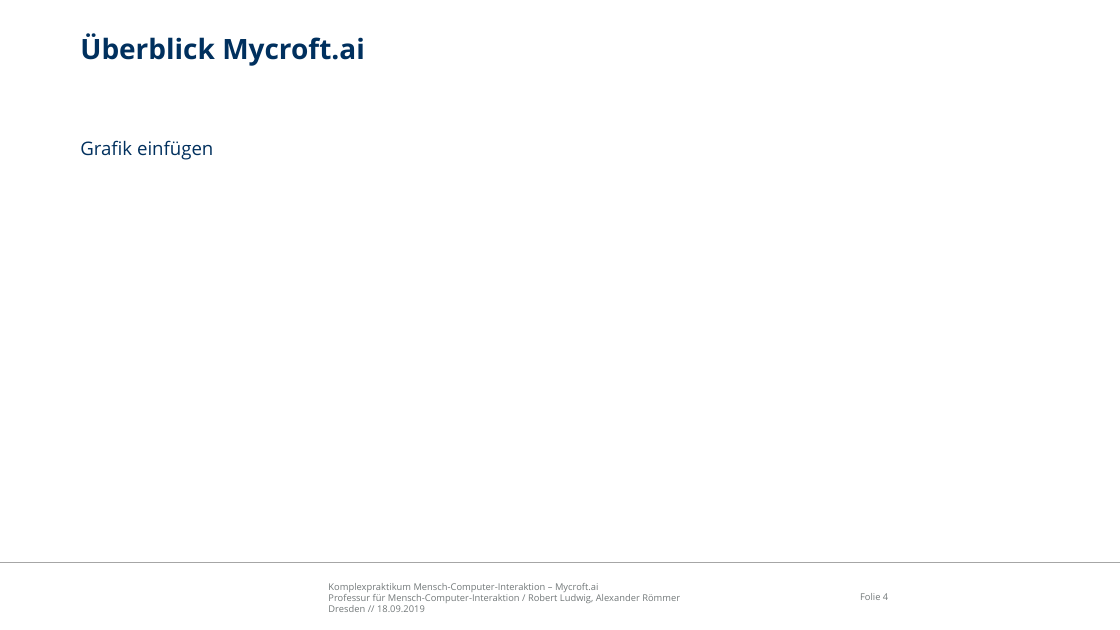
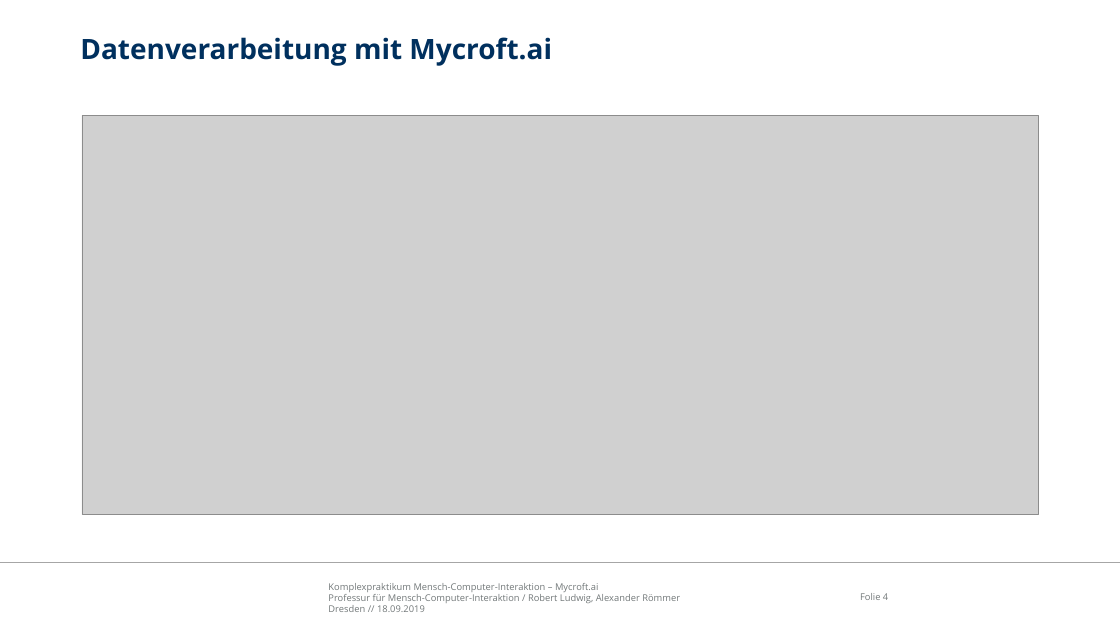
Before and after one commit to MinniFlo/KP-Mycroft, a slide deck: slide 4 of documents/praesentation.pptx. Drawn at 1120x630 pixels with LibreOffice and Linux fonts; fonts in the diff are those of the drawing; grey boxes stand for pictures; background and template pictures are left out. Boxes give left, top, right and bottom in pixels: in the first picture for what was removed or moved away, otherwise in the second. Text is boxed around its words. In the diff, an @@ line names an element or a change of style, - is before the commit and + after.

```diff
--- a/documents/praesentation.pptx
+++ b/documents/praesentation.pptx
@@ title at <box>80,37,552,66</box>: text changed @@
-Überblick Mycroft.ai
+Datenverarbeitung mit Mycroft.ai
@@ picture added at <box>82,115,1038,514</box> @@
@@ text removed at <box>80,140,213,160</box> @@
-Grafik einfügen
```
Also in this commit, not shown: 4 other slides changed, 1 slide added, 3 other files.
